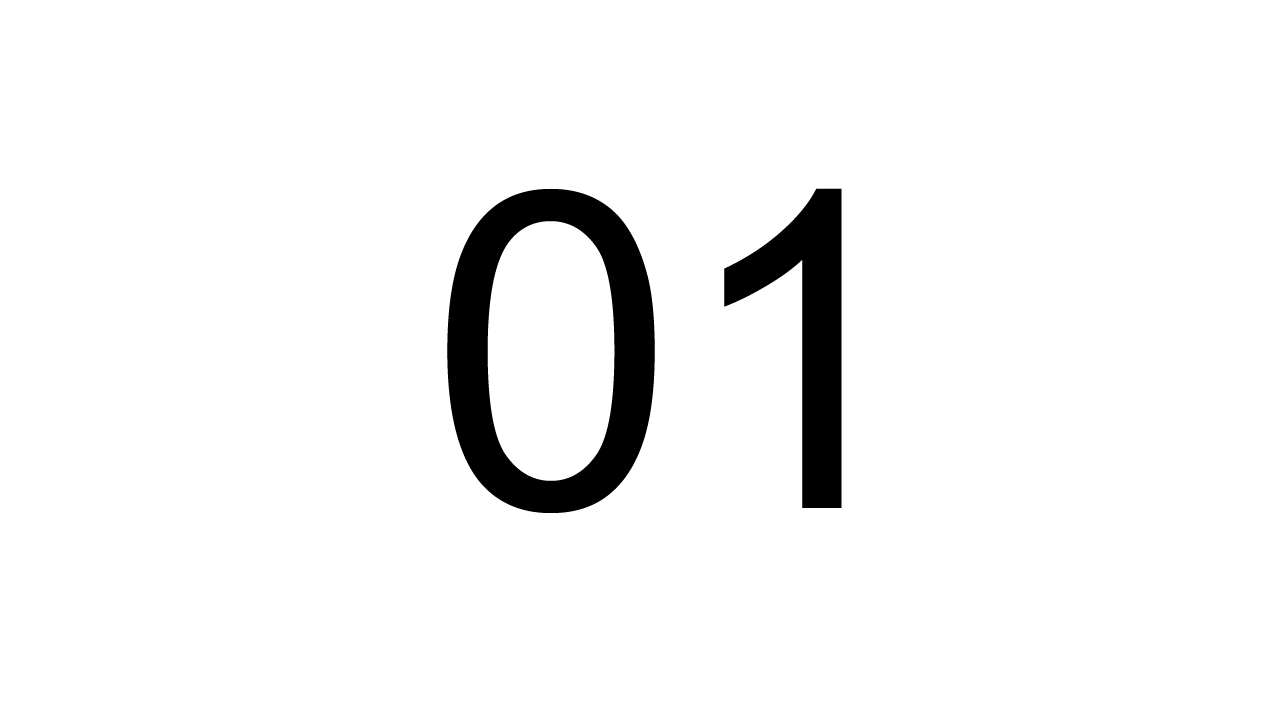
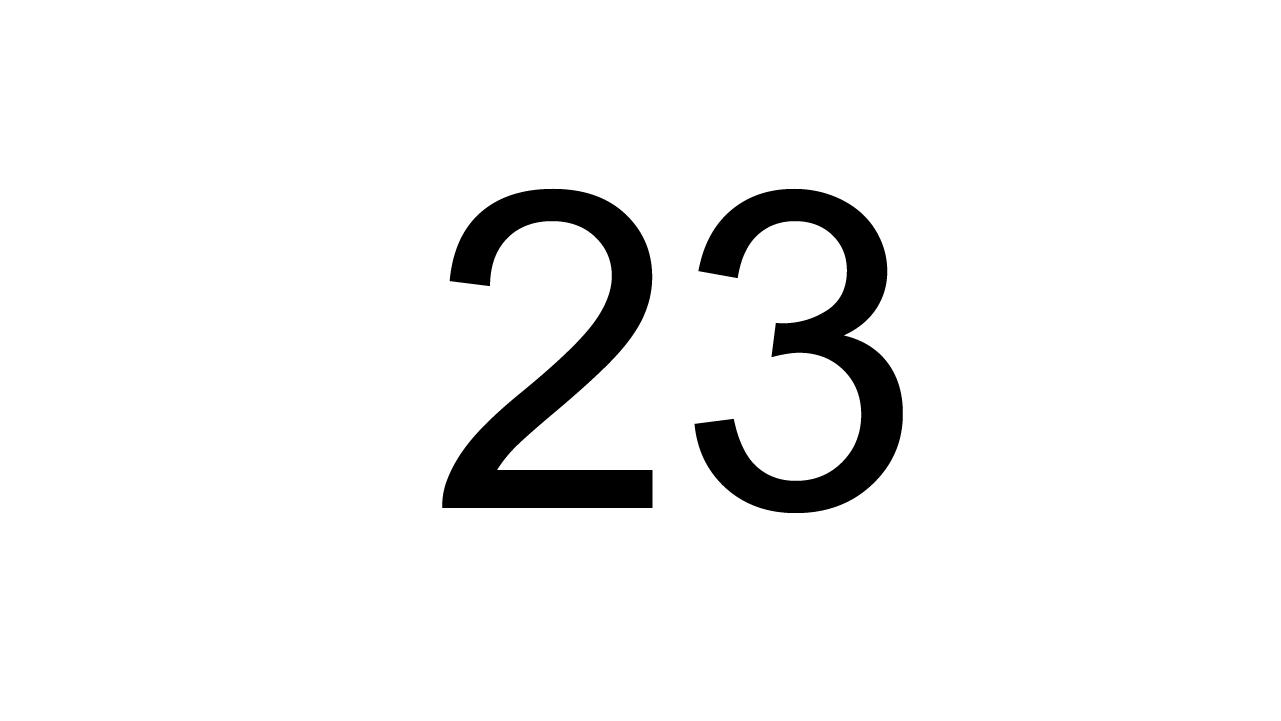
The second 1281px x 721px image is a revision of the first. Changes to its layers:
renamed "01" to "23", painted on it over box(442, 188, 903, 513)
